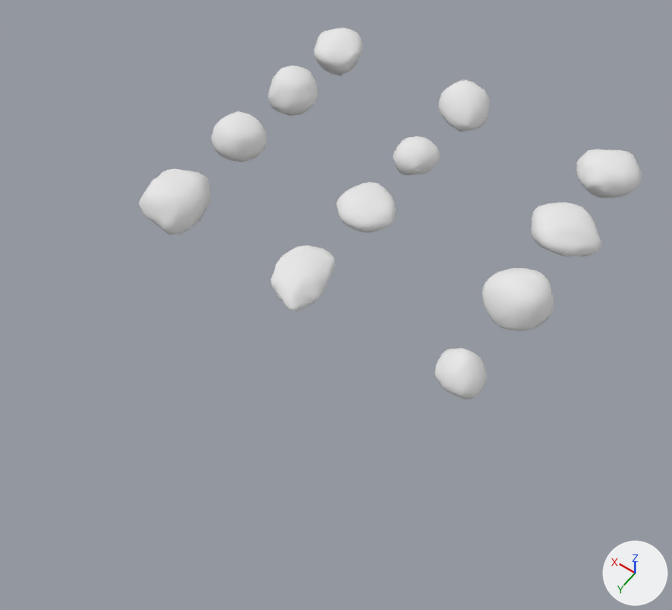
What one commit did to the OBJ model data/asteroid.obj.
Camera for both pictures: a 50 mm lens placed at (-6.0, 2.36, 11.84), pointed at (-0.56, -5.27, -0.14). The axes (+X, +Y, +Z) are drawn at lower right. The lights are the same throughout. Where no turn or scale is listed for an object, it has been applied to the vertices.

The first picture shows 'Asteroid_01', 'Asteroid_02', 'Asteroid_03', 'Asteroid_04', 'Asteroid_05', 'Asteroid_06', 'Asteroid_07', 'Asteroid_08', 'Asteroid_09', 'Asteroid_10', 'Asteroid_11', 'Asteroid_12'.
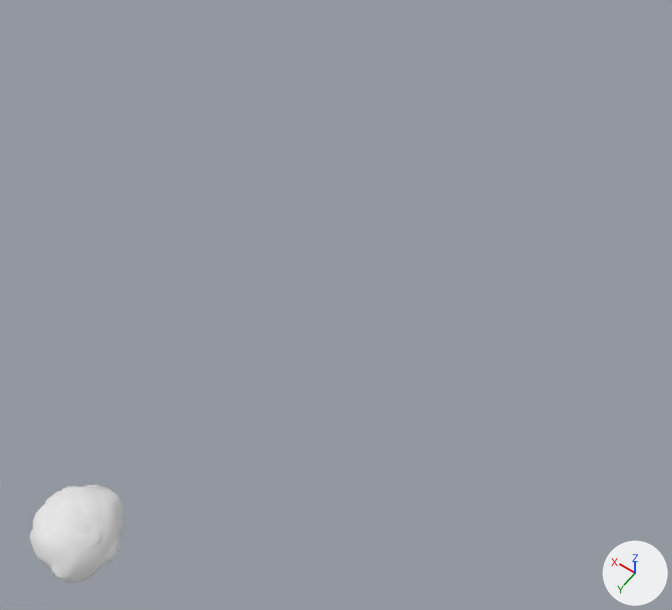
Patch to the scene script:
```diff
--- a/data/asteroid.obj.py
+++ b/data/asteroid.obj.py
@@ me_asteroid_01 @@
 me_asteroid_01.from_pydata(...)  # 249 vertices, 468 faces; spans x 2.544..3.58, y -10.922..-9.901, z -0.321..0.518
+# me_asteroid_01 part 1: the whole mesh is moved by (-3.056, 10.416, -0.099)
 me_asteroid_01.materials.append(mat_asteroid_01)
@@ me_asteroid_02 @@
 me_asteroid_02.from_pydata(...)  # 269 vertices, 372 faces; spans x 2.554..3.562, y -9.439..-8.422, z -0.224..0.558
+# me_asteroid_02 part 2: the whole mesh is moved by (-3.079, 8.921, -0.106)
 me_asteroid_02.materials.append(mat_asteroid_02)
@@ me_asteroid_03 @@
 me_asteroid_03.from_pydata(...)  # 157 vertices, 304 faces; spans x 2.537..3.594, y -7.753..-6.77, z -0.236..0.511
+# me_asteroid_03 part 3: the whole mesh is moved by (-3.083, 7.261, -0.13)
 me_asteroid_03.materials.append(mat_asteroid_03)
@@ me_asteroid_04 @@
 me_asteroid_04.from_pydata(...)  # 186 vertices, 350 faces; spans x 2.38..3.522, y -6.052..-4.761, z -0.231..0.5
+# me_asteroid_04 part 4: the whole mesh is moved by (-2.993, 5.386, -0.114)
 me_asteroid_04.materials.append(mat_asteroid_04)
@@ me_asteroid_05 @@
 me_asteroid_05.from_pydata(...)  # 198 vertices, 377 faces; spans x -0.369..0.662, y -10.995..-9.95, z -0.177..0.504
+# me_asteroid_05 part 5: the whole mesh is moved by (-0.136, 10.529, -0.1)
 me_asteroid_05.materials.append(mat_asteroid_05)
@@ me_asteroid_06 @@
 me_asteroid_06.from_pydata(...)  # 149 vertices, 285 faces; spans x -0.267..0.523, y -9.207..-8.336, z -0.151..0.435
+# me_asteroid_06 part 6: the whole mesh is moved by (-0.126, 8.769, -0.104)
 me_asteroid_06.materials.append(mat_asteroid_06)
@@ me_asteroid_07 @@
 me_asteroid_07.from_pydata(...)  # 166 vertices, 315 faces; spans x -0.432..0.676, y -7.699..-6.655, z -0.122..0.373
+# me_asteroid_07 part 7: the whole mesh is moved by (-0.155, 7.17, -0.129)
 me_asteroid_07.materials.append(mat_asteroid_07)
@@ me_asteroid_08 @@
 me_asteroid_08.from_pydata(...)  # 210 vertices, 400 faces; spans x -0.348..0.646, y -5.928..-4.595, z -0.089..0.332
+# me_asteroid_08 part 8: the whole mesh is moved by (-0.155, 5.241, -0.116)
 me_asteroid_08.materials.append(mat_asteroid_08)
@@ me_asteroid_09 @@
 me_asteroid_09.from_pydata(...)  # 146 vertices, 277 faces; spans x -3.47..-2.319, y -11.019..-9.866, z -0.197..0.454
+# me_asteroid_09 part 9: the whole mesh is moved by (2.886, 10.37, -0.1)
 me_asteroid_09.materials.append(mat_asteroid_09)
@@ me_asteroid_10 @@
 me_asteroid_10.from_pydata(...)  # 176 vertices, 330 faces; spans x -3.565..-2.259, y -9.276..-8.108, z -0.138..0.42
+# me_asteroid_10 part 10: the whole mesh is moved by (2.893, 8.678, -0.121)
 me_asteroid_10.materials.append(mat_asteroid_10)
@@ me_asteroid_11 @@
 me_asteroid_11.from_pydata(...)  # 218 vertices, 401 faces; spans x -3.536..-2.393, y -7.515..-6.375, z -0.193..0.505
+# me_asteroid_11 part 11: the whole mesh is moved by (2.977, 6.967, -0.104)
 me_asteroid_11.materials.append(mat_asteroid_11)
@@ me_asteroid_12 @@
 me_asteroid_12.from_pydata(...)  # 216 vertices, 404 faces; spans x -3.37..-2.541, y -5.537..-4.771, z -0.154..0.461
+# me_asteroid_12 part 12: the whole mesh is moved by (2.96, 5.127, -0.114)
 me_asteroid_12.materials.append(mat_asteroid_12)
```

Changed parts and their boxes [x1, y1, x2, y2] in the pictures (672 x 610 px):
'Asteroid_04', mesh moved: before [139, 169, 211, 235]; after [29, 486, 124, 583]
'Asteroid_11', mesh moved: before [482, 268, 554, 331]; after [33, 501, 102, 570]
'Asteroid_10', mesh moved: before [531, 202, 602, 257]; after [41, 491, 120, 564]
'Asteroid_08', mesh moved: before [271, 245, 335, 312]; after [51, 485, 123, 580]
'Asteroid_02', mesh moved: before [268, 66, 318, 116]; after [47, 492, 92, 533]
'Asteroid_09', mesh moved: before [576, 149, 642, 198]; after [100, 525, 122, 548]
'Asteroid_01', mesh moved: before [314, 28, 363, 76]; after [48, 491, 102, 549]
'Asteroid_07', mesh moved (not visible afterwards): before [336, 182, 396, 233]
'Asteroid_03', mesh moved (not visible afterwards): before [211, 111, 267, 162]
'Asteroid_12', mesh moved (not visible afterwards): before [435, 348, 487, 399]
'Asteroid_05', mesh moved (not visible afterwards): before [438, 80, 490, 132]
'Asteroid_06', mesh moved (not visible afterwards): before [393, 136, 440, 175]
